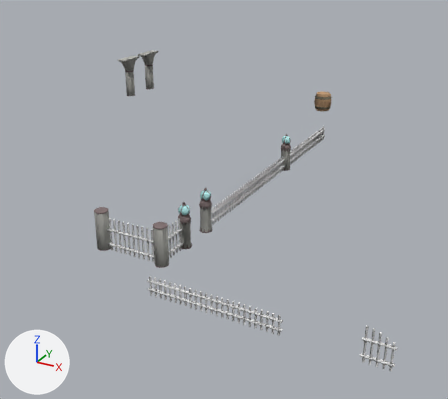
The glTF model www/models/iso_scenes/27.glb: old version first, new version second.
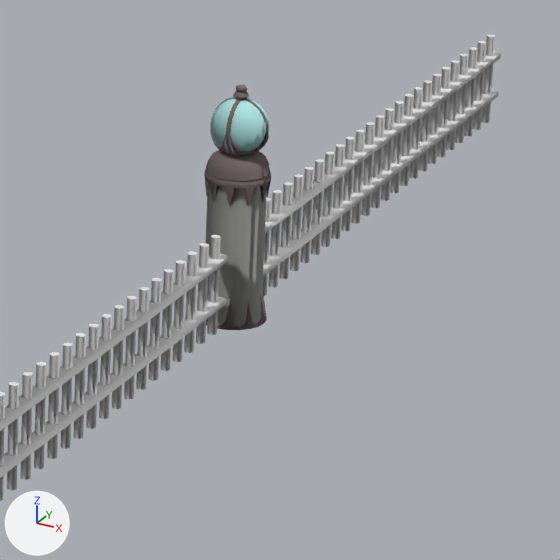
Each version appears first whole from a 50 mm camera at (68.28, -71.24, 24.76) aimed at (42.42, -24.23, 1.25), and next in a close-up on the part from 56% to 75% of the width and 30% to 51% of the height. Arrows for +X, +Y and +Z are at lower left; the lights stay in place. Where no turn or scale is listed for an object, it has been applied to the vertices. Vertices at the same position are counted once.

The first close-up shows 'colored', 'textured_5cd349be'.
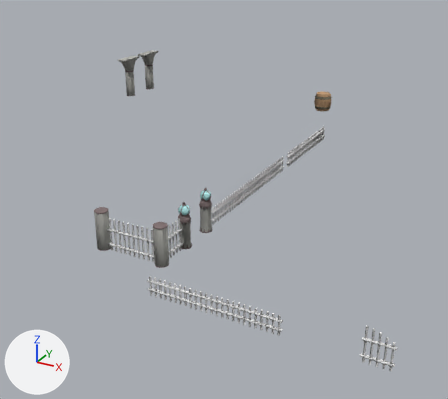
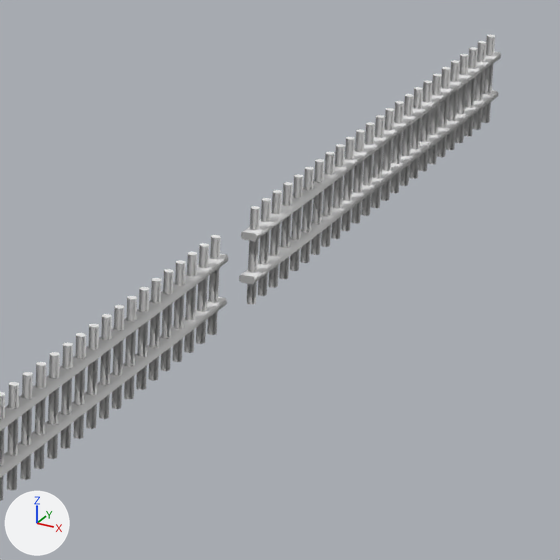
Pixel boxes [x1, y1, x2, y2] of what changed, in the close-ups (560 x 560 px):
```json
{"object": "colored", "change": "reshaped", "before": [204, 85, 271, 330], "on screen": "not visible afterwards"}
{"part": 1, "of": "me_mesh_0", "change": "deleted", "before": [210, 85, 269, 156]}
{"part": 2, "of": "me_mesh_0", "change": "deleted", "before": [206, 295, 267, 330], "on screen": "black"}
{"part": 3, "of": "me_mesh_0", "change": "deleted", "before": [204, 150, 271, 205]}
{"part": 4, "of": "me_mesh_0", "change": "deleted", "before": [210, 98, 269, 152], "on screen": "cyan"}
{"part": 5, "of": "me_mesh_0", "change": "deleted", "before": [205, 182, 267, 327]}
```

Edits to the scene script, one JSON object a line:
```json
{"block": "me_mesh_0", "where": "me_mesh_0.from_pydata(...)  # 6841 vertices, 13214 faces; spans x 22.0..47.0, y -41.0..-2.0, z 3.5..10.5"}
{"block": "me_mesh_0", "where": "# used by ob_colored; location = (0.0, 0.0, 0.0)"}
{"block": "me_mesh_0", "change": "me_mesh_0 part 1: the loose piece of 545 vertices spanning x 46.1..46.9, y -19.9..-19.1, z 6.0..7.0 is deleted"}
{"block": "me_mesh_0", "change": "me_mesh_0 part 2: the loose piece of 540 vertices spanning x 46.0..47.0, y -20.0..-19.0, z 3.5..3.9 is deleted"}
{"block": "me_mesh_0", "change": "me_mesh_0 part 3: the loose piece of 240 vertices spanning x 46.0..47.0, y -20.0..-19.0, z 5.3..6.0 is deleted"}
{"block": "me_mesh_0", "change": "me_mesh_0 part 4: the loose piece of 222 vertices spanning x 46.1..46.9, y -19.9..-19.1, z 6.0..6.8 is deleted"}
{"block": "me_mesh_0", "change": "me_mesh_0 part 5: the loose piece of 100 vertices spanning x 46.0..47.0, y -20.0..-19.0, z 3.5..5.7 is deleted"}
```
